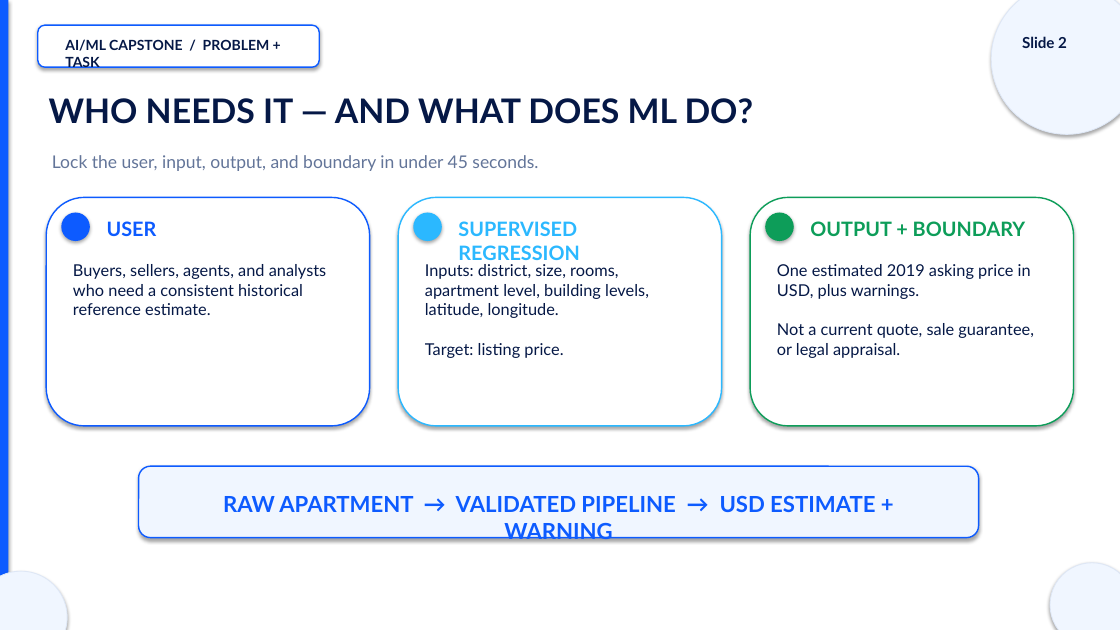
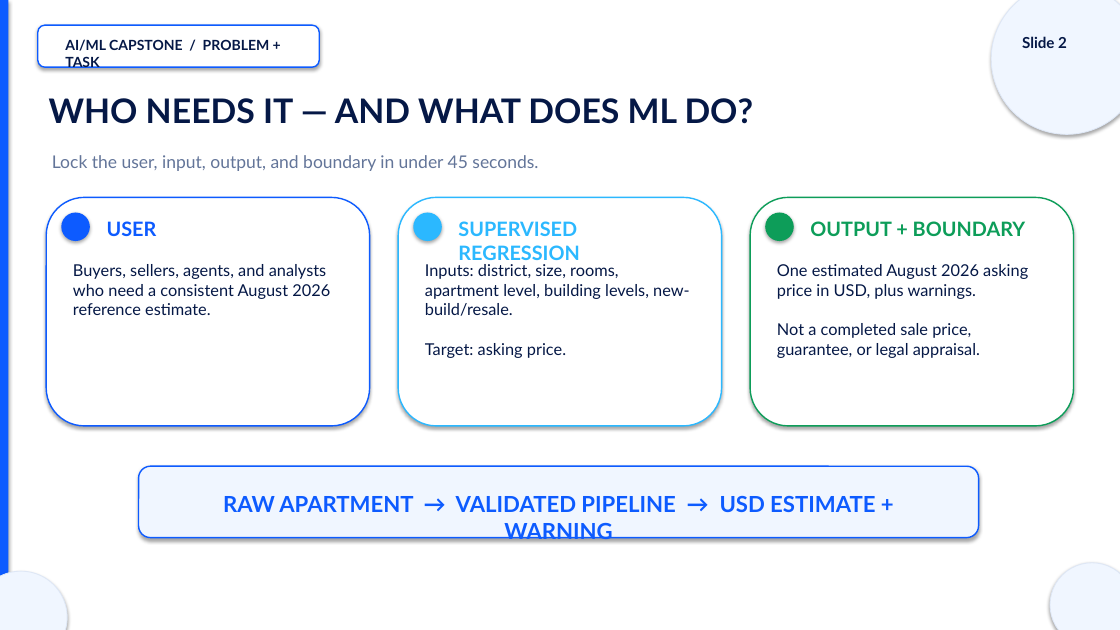
Before and after one commit to DilnuraHamdamova/tashkent-house-price-predictor, a slide deck: slide 2 of presentation/Tashkent_House_Price_Defense.pptx. Drawn at 1120x630 pixels with LibreOffice and Linux fonts; fonts in the diff are those of the drawing. Boxes give left, top, right and bottom in pixels: in the first picture for what was removed or moved away, otherwise in the second. Text is boxed around its words. In the diff, an @@ line names an element or a change of style, - is before the commit and + after.

Commit message:
Rebuild predictor with current 2026 apartment data

```diff
--- a/presentation/Tashkent_House_Price_Defense.pptx
+++ b/presentation/Tashkent_House_Price_Defense.pptx
@@ text at box(73, 264, 330, 315): text changed @@
-Buyers, sellers, agents, and analysts who need a consistent historical reference estimate.
+Buyers, sellers, agents, and analysts who need a consistent August 2026 reference estimate.
@@ text at box(425, 264, 690, 358): text changed @@
-Inputs: district, size, rooms, apartment level, building levels, latitude, longitude.
-Target: listing price.
+Inputs: district, size, rooms, apartment level, building levels, new-build/resale.
+Target: asking price.
@@ text at box(777, 264, 1028, 358): text changed @@
-One estimated 2019 asking price in USD, plus warnings.
-Not a current quote, sale guarantee, or legal appraisal.
+One estimated August 2026 asking price in USD, plus warnings.
+Not a completed sale price, guarantee, or legal appraisal.
```
Also in this commit, not shown: 9 other slides changed, 40 other files.
